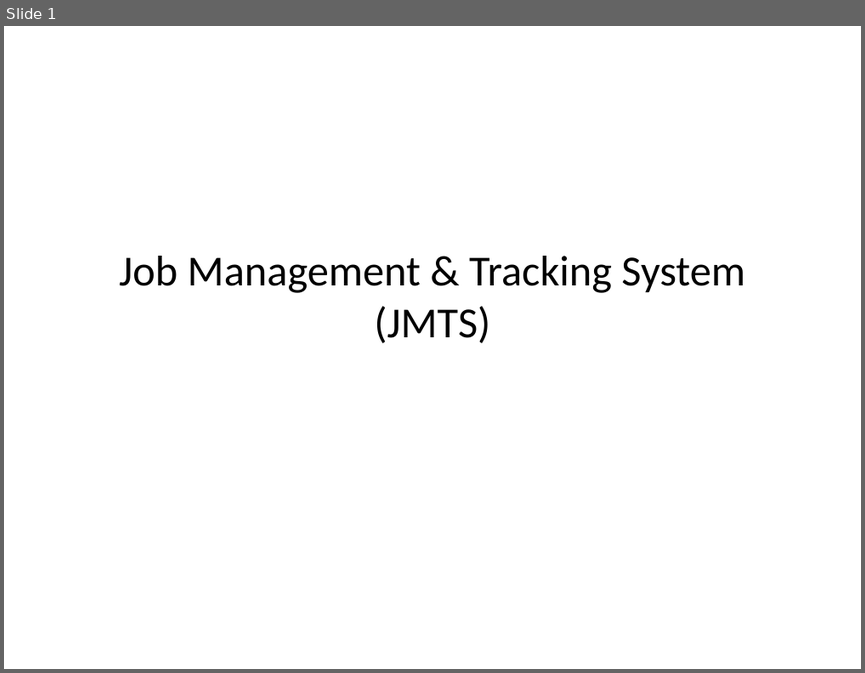
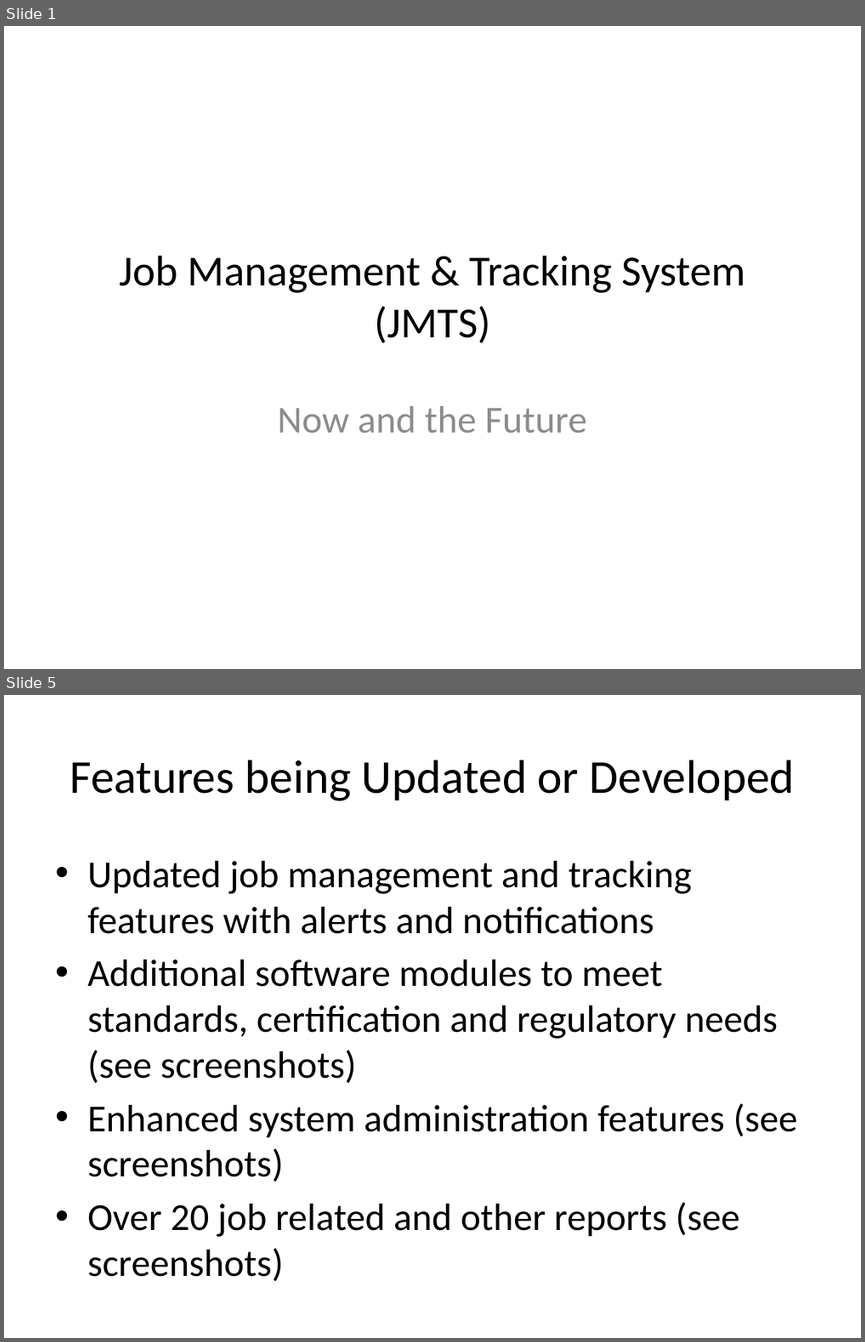
Before and after one commit to DPBandA/job-management-tracking-system, a slide deck: doc/Job Management & Tracking System Presentation.pptx. Shown one above the other, each under a label of ours: slide 1 before the commit, slides 1 and 5 after it; the slides between them are not shown. The pictures are 865x673 and 865x1342 pixels, drawn with LibreOffice and Linux fonts; fonts in the diff are those of the drawing. Boxes give left, top, right and bottom in pixels: in the first picture for what was removed or moved away, otherwise in the second. Text is boxed around its words. In the diff, an @@ line names an element or a change of style, - is before the commit and + after.

```diff
--- a/doc/Job Management & Tracking System Presentation.pptx
+++ b/doc/Job Management & Tracking System Presentation.pptx
@@ slide 5 added at (x1=4, y1=695, x2=861, y2=1338), background #FFFFFF @@
@@ title added at (x1=69, y1=760, x2=794, y2=801), 39.6 pt, text #000000 @@
+Features being Updated or Developed
@@ text added at (x1=87, y1=861, x2=798, y2=1281), 32 pt, text #000000 @@
+• Updated job management and tracking features with alerts and notifications
+• Additional software modules to meet standards, certification and regulatory needs (see screenshots)
+• Enhanced system administration features (see screenshots)
+• Over 20 job related and other reports (see screenshots)
@@ slide 1 changed as well @@
@@ subtitle added at (x1=278, y1=406, x2=587, y2=432), 32 pt, text #8C8C8C @@
+Now and the Future
```
Also in this commit, not shown: 4 other slides added, 1 slide removed, 3 other files.
